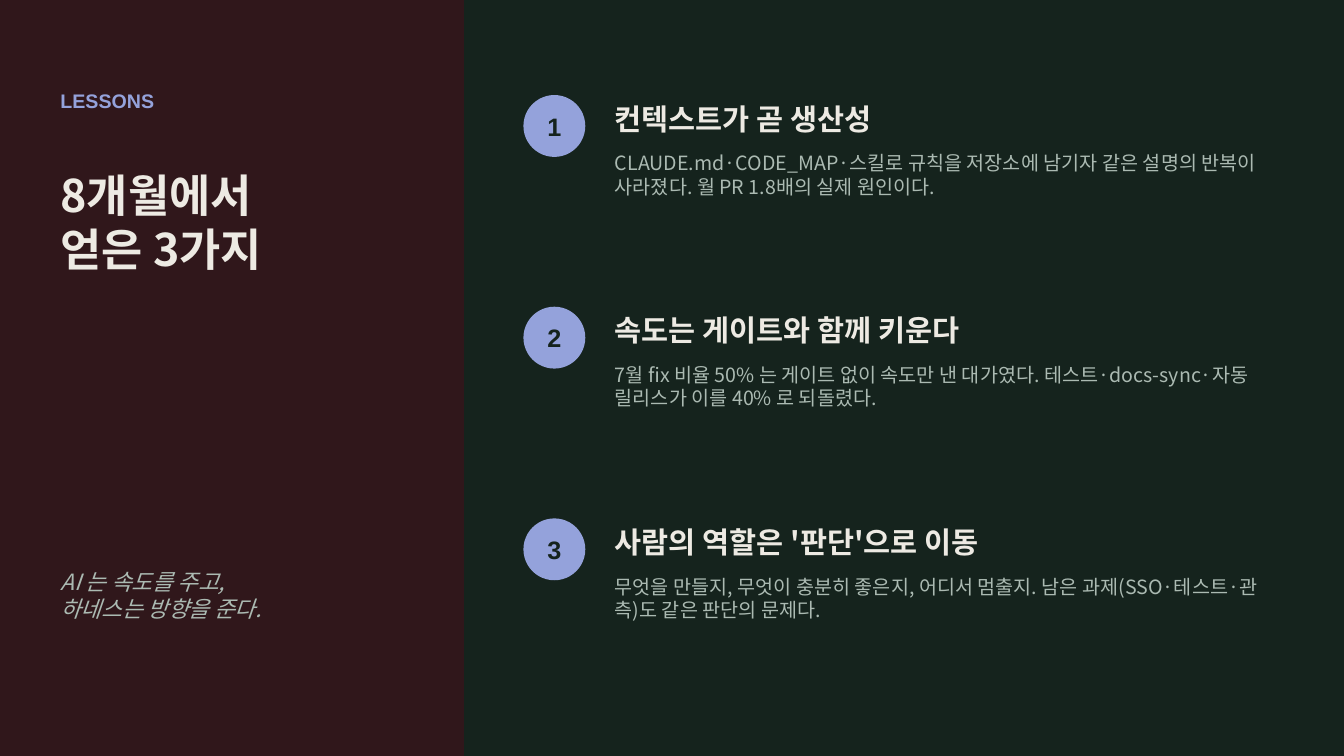
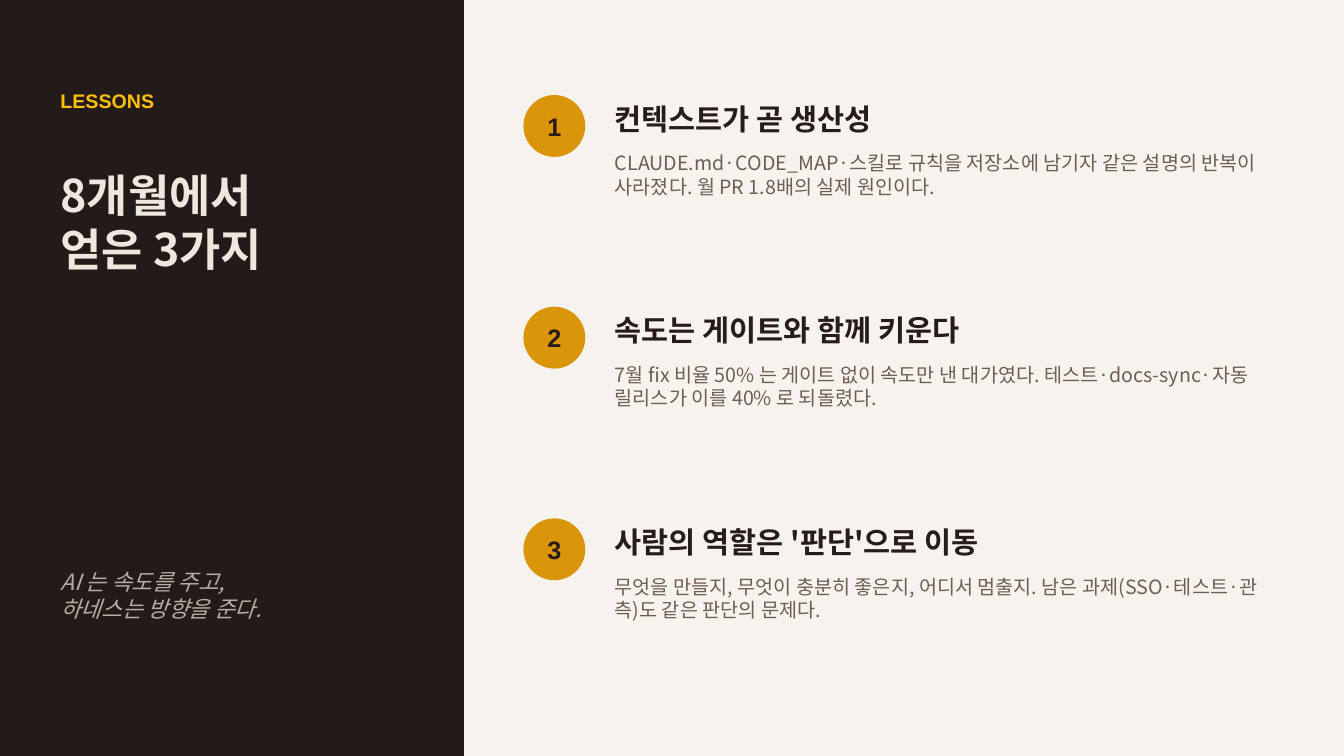
Before and after one commit to riverjin839/devops_management, a slide deck: slide 15 of docs/reports/2026-10_PEP_AI개발_리포트.pptx (slide 13 before the commit). Drawn at 1344x756 pixels with LibreOffice and Linux fonts; fonts in the diff are those of the drawing. Boxes give left, top, right and bottom in pixels: in the first picture for what was removed or moved away, otherwise in the second. Text is boxed around its words. In the diff, an @@ line names an element or a change of style, - is before the commit and + after.

```diff
--- a/docs/reports/2026-10_PEP_AI개발_리포트.pptx
+++ b/docs/reports/2026-10_PEP_AI개발_리포트.pptx
@@ background #15231D to #F6F3EF @@
@@ rectangle at (x1=0, y1=0, x2=464, y2=756): fill #30171B to #231B1A; outline #30171B 1 pt to #231B1A 1 pt @@
@@ text "LESSONS" at (x1=60, y1=94, x2=154, y2=109): text colour #94A2DB to #FABF0F @@
@@ text colour #15231D to #281C1A in 3 elements at (x1=547, y1=118, x2=561, y2=136), (x1=547, y1=329, x2=561, y2=347), (x1=547, y1=541, x2=561, y2=560) @@
@@ fill #94A2DB to #DA950B; outline #94A2DB 1 pt to #DA950B 1 pt in 3 elements at (x1=524, y1=96, x2=585, y2=156), (x1=524, y1=308, x2=585, y2=368), (x1=524, y1=519, x2=585, y2=580) @@
@@ text colour #EDEAE3 to #281C1A in 3 elements at (x1=615, y1=105, x2=871, y2=133), (x1=615, y1=316, x2=959, y2=344), (x1=615, y1=528, x2=978, y2=556) @@
@@ text colour #ABBAB2 to #6E5D53 in 3 elements at (x1=615, y1=153, x2=1256, y2=196), (x1=615, y1=366, x2=1248, y2=407), (x1=615, y1=577, x2=1257, y2=621) @@
```
Also in this commit, not shown: 12 other slides changed, 2 slides added, 1 other file.
